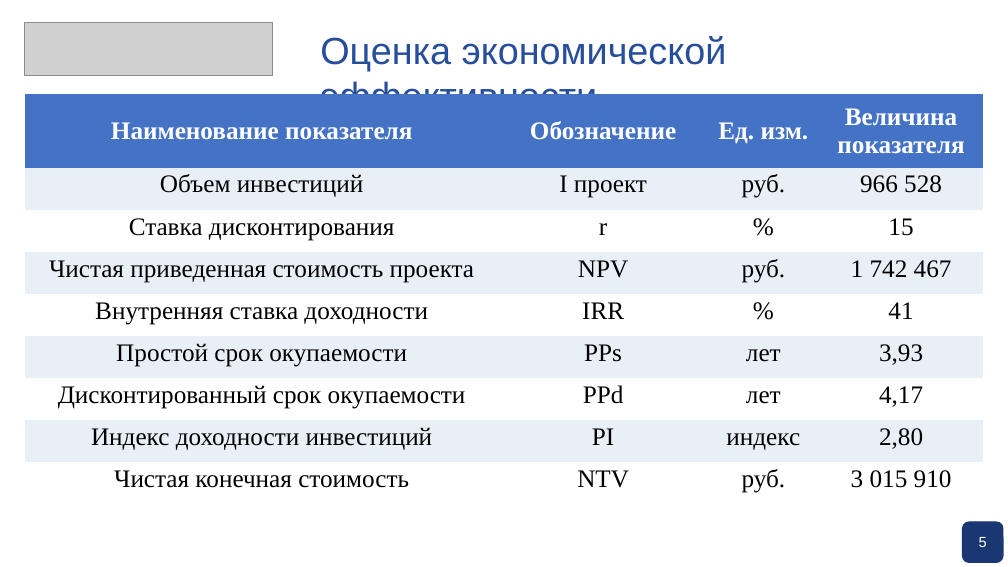
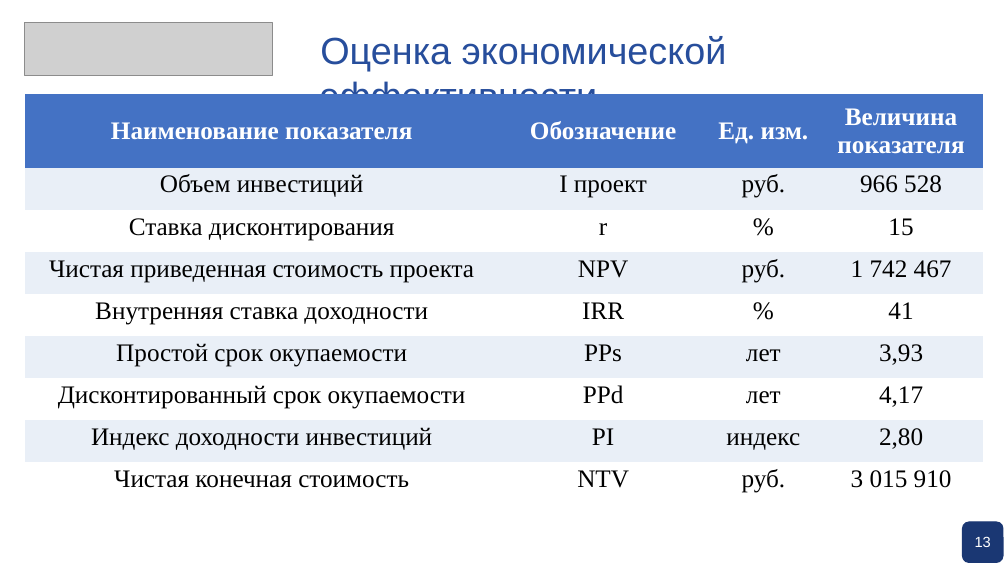
Before and after one commit to pagamov/pagamov_bot, a slide deck: slide 13 of docs/Презентация Гамов.pptx (slide 22 before the commit). Drawn at 1008x567 pixels with LibreOffice and Linux fonts; fonts in the diff are those of the drawing; grey boxes stand for pictures; background and template pictures are left out. Boxes give left, top, right and bottom in pixels: in the first picture for what was removed or moved away, otherwise in the second. Text is boxed around its words. In the diff, an @@ line names an element or a change of style, - is before the commit and + after.

```diff
--- a/docs/Презентация Гамов.pptx
+++ b/docs/Презентация Гамов.pptx
@@ text added at (x1=975, y1=536, x2=991, y2=547), 14 pt, text #FFFFFF @@
+13
@@ text removed at (x1=979, y1=537, x2=987, y2=547) @@
-5
```
Also in this commit, not shown: 8 other slides changed, 4 slides added, 12 slides removed.
